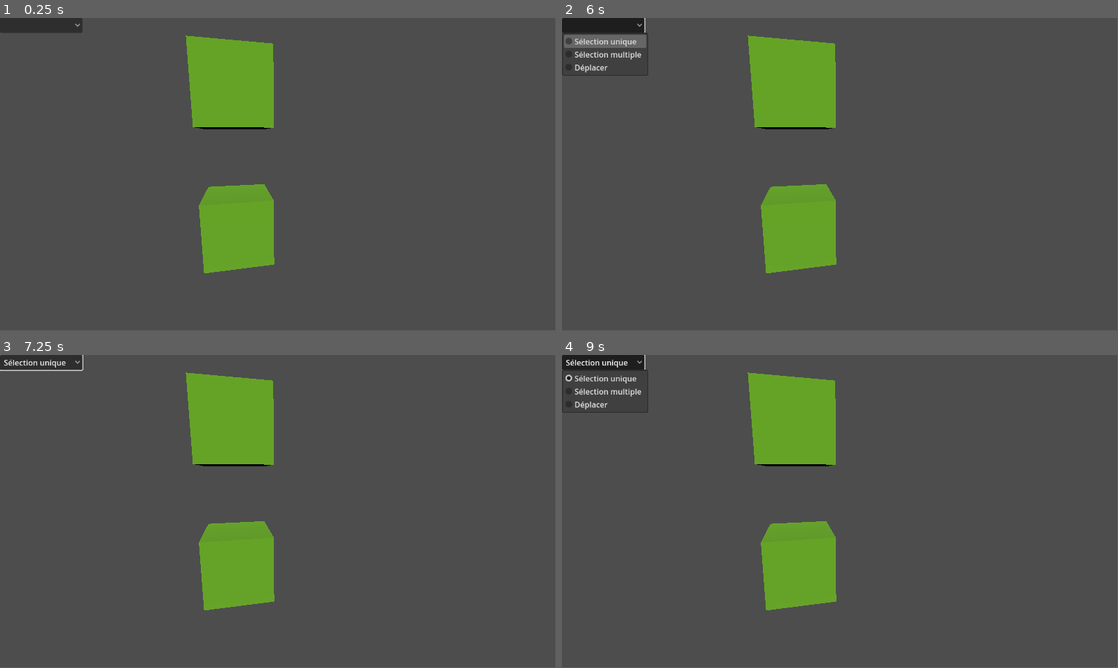
Above: before the commit, frames 1-4 (two rows, left to right).
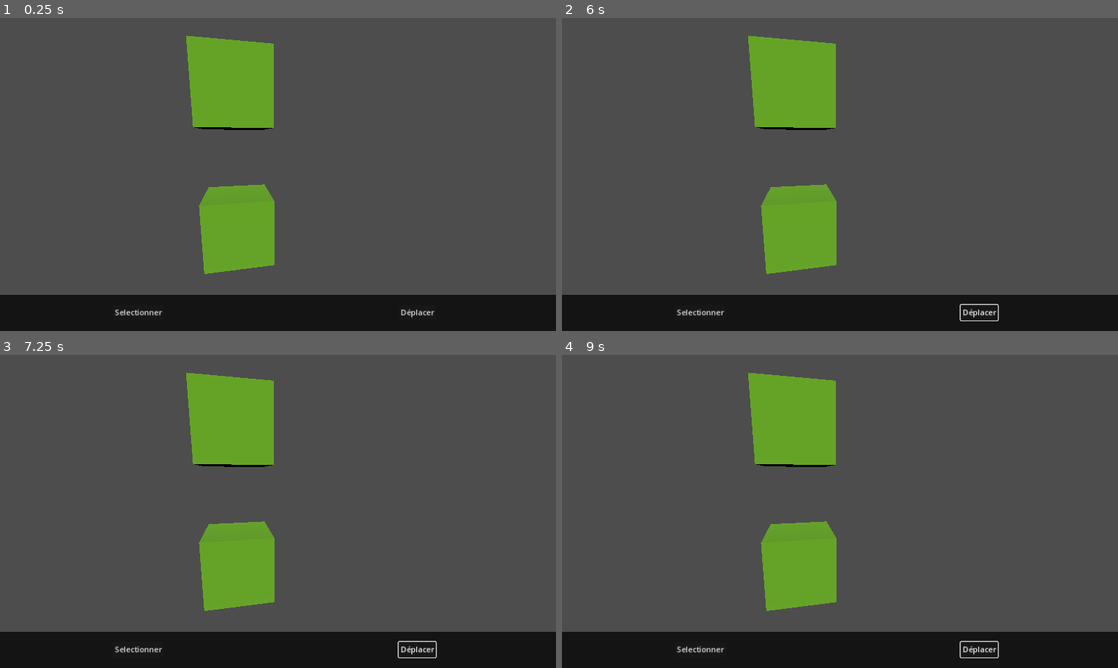
Above: after the commit, the same moments.

Repository: Emeraudia/LetsCraft
Game: Godot game, scene res://Main.tscn
Same seed, same stepped clock (60 frames per second), same inputs: the game is played once before the commit and once after it.
Inputs (mouse positions are in pixels of both pictures, inside the frame that each line leads up to):
- Up to frame 1 (0.25 s): no input
- Up to frame 2 (6 s): click (600, 24) at 0.52 s; click (701, 312) at 1.25 s, where only the run after the commit has a clickable "Selectionner"; click (979, 312) at 2 s, where only the run after the commit has a clickable "Déplacer"; click (701, 312) at 2.75 s, where only the run after the commit has a clickable "Selectionner"; click (979, 312) at 3.5 s, where only the run after the commit has a clickable "Déplacer"; click (701, 312) at 4.25 s, where only the run after the commit has a clickable "Selectionner"; click (979, 312) at 5 s, where only the run after the commit has a clickable "Déplacer"; tap Enter at 5.75 s; move the mouse to (962, 158) at 5.77 s; hold B (B) from 5.78 s (still down)
- Up to frame 3 (7.25 s): tap Space at 6.5 s; move the mouse to (166, 527) at 6.52 s; release B (B) at 6.53 s; tap B (B) at 6.6 s
- Up to frame 4 (9 s): click (600, 361) at 7.25 s, where only the run before the commit has a clickable "Sélection unique"; click (600, 361) at 8 s, where only the run before the commit has a clickable "Sélection unique"; click (600, 361) at 8.75 s, where only the run before the commit has a clickable "Sélection unique"
In our replay, the window is 799x449 before the commit and 800x450 after it. These sizes can differ from the game's own. Grey fills any space a smaller window leaves; there, only what the larger window draws over its background counts as a difference.

The runs differ from the first frame. In frame 1, 12% of the frame differs, in the area x 0-100%, y 0-100%; in frame 2, 13%; in frame 3, 12%; in frame 4, 13%.

Commit message:
Ajouté dossier android au gitignore

Diff:
--- a/UI/Screens/Editor.tscn
+++ b/UI/Screens/Editor.tscn
@@ -1,6 +1,8 @@
-[gd_scene load_steps=2 format=3 uid="uid://6ou4f1qwuioe"]
+[gd_scene load_steps=3 format=3 uid="uid://6ou4f1qwuioe"]
 
 [ext_resource type="Script" path="res://UI/Screens/Editor.gd" id="1_kgirg"]
+
+[sub_resource type="Theme" id="Theme_wvdgs"]
 
 [node name="Editor" type="Control"]
 layout_mode = 3
@@ -11,10 +13,28 @@
 grow_vertical = 2
 script = ExtResource("1_kgirg")
 
-[node name="OptionButton" type="OptionButton" parent="."]
-layout_mode = 0
-offset_right = 14.0
-offset_bottom = 20.0
+[node name="MarginContainer" type="MarginContainer" parent="."]
+layout_mode = 1
+anchors_preset = -1
+anchor_top = 0.884
+anchor_right = 1.0
+anchor_bottom = 1.0
+offset_top = 0.167969
+grow_horizontal = 2
+grow_vertical = 0
+
+[node name="ColorRect" type="ColorRect" parent="MarginContainer"]
+layout_mode = 2
+color = Color(0.0784314, 0.0784314, 0.0784314, 1)
+
+[node name="HBoxContainer" type="HBoxContainer" parent="MarginContainer"]
+layout_mode = 2
+theme = SubResource("Theme_wvdgs")
+alignment = 1
+
+[node name="OptionButton" type="OptionButton" parent="MarginContainer/HBoxContainer"]
+visible = false
+layout_mode = 2
 item_count = 3
 popup/item_0/text = "Sélection unique"
 popup/item_0/id = 0
@@ -23,4 +43,20 @@
 popup/item_2/text = "Déplacer"
 popup/item_2/id = 2
 
-[connection signal="item_selected" from="OptionButton" to="." method="_on_option_button_item_selected"]
+[node name="SelectContainer" type="CenterContainer" parent="MarginContainer/HBoxContainer"]
+layout_mode = 2
+size_flags_horizontal = 3
+
+[node name="SelectButton" type="Button" parent="MarginContainer/HBoxContainer/SelectContainer"]
+layout_mode = 2
+text = "Selectionner"
+
+[node name="MoveContainer" type="CenterContainer" parent="MarginContainer/HBoxContainer"]
+layout_mode = 2
+size_flags_horizontal = 3
+
+[node name="MoveButton" type="Button" parent="MarginContainer/HBoxContainer/MoveContainer"]
+layout_mode = 2
+text = "Déplacer"
+
+[connection signal="item_selected" from="MarginContainer/HBoxContainer/OptionButton" to="." method="_on_option_button_item_selected"]
--- a/project.godot
+++ b/project.godot
@@ -14,6 +14,13 @@
 run/main_scene="res://Main.tscn"
 config/features=PackedStringArray("4.1", "Mobile")
 config/icon="res://icon.svg"
+
+[display]
+
+window/stretch/mode="canvas_items"
+window/stretch/aspect="expand"
+window/handheld/orientation=6
+window/vsync/vsync_mode=2
 
 [input]
 
@@ -46,3 +53,5 @@
 [rendering]
 
 renderer/rendering_method="mobile"
+renderer/rendering_method.mobile="gl_compatibility"
+textures/vram_compression/import_etc2_astc=true
Not shown, changed: .gitignore
